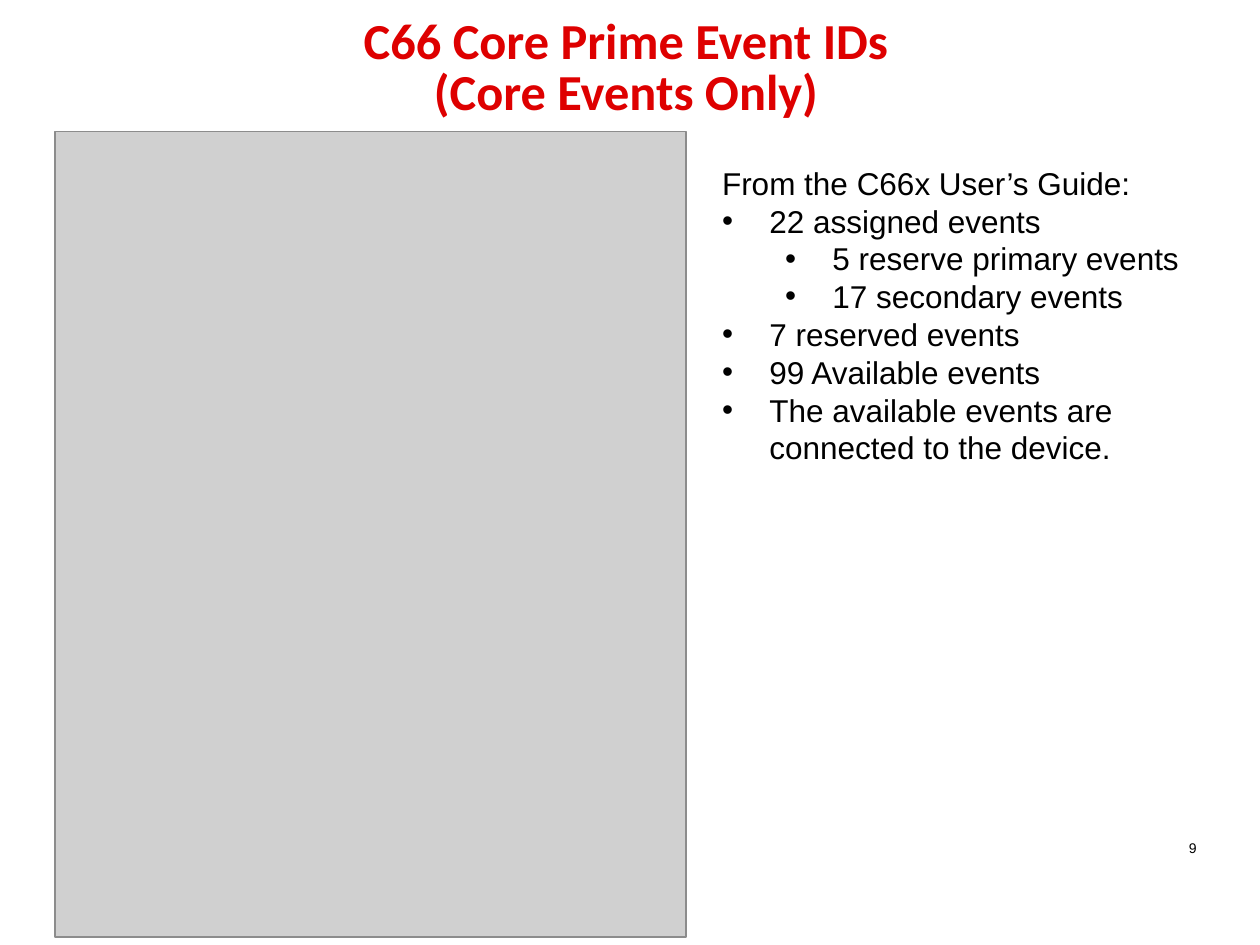
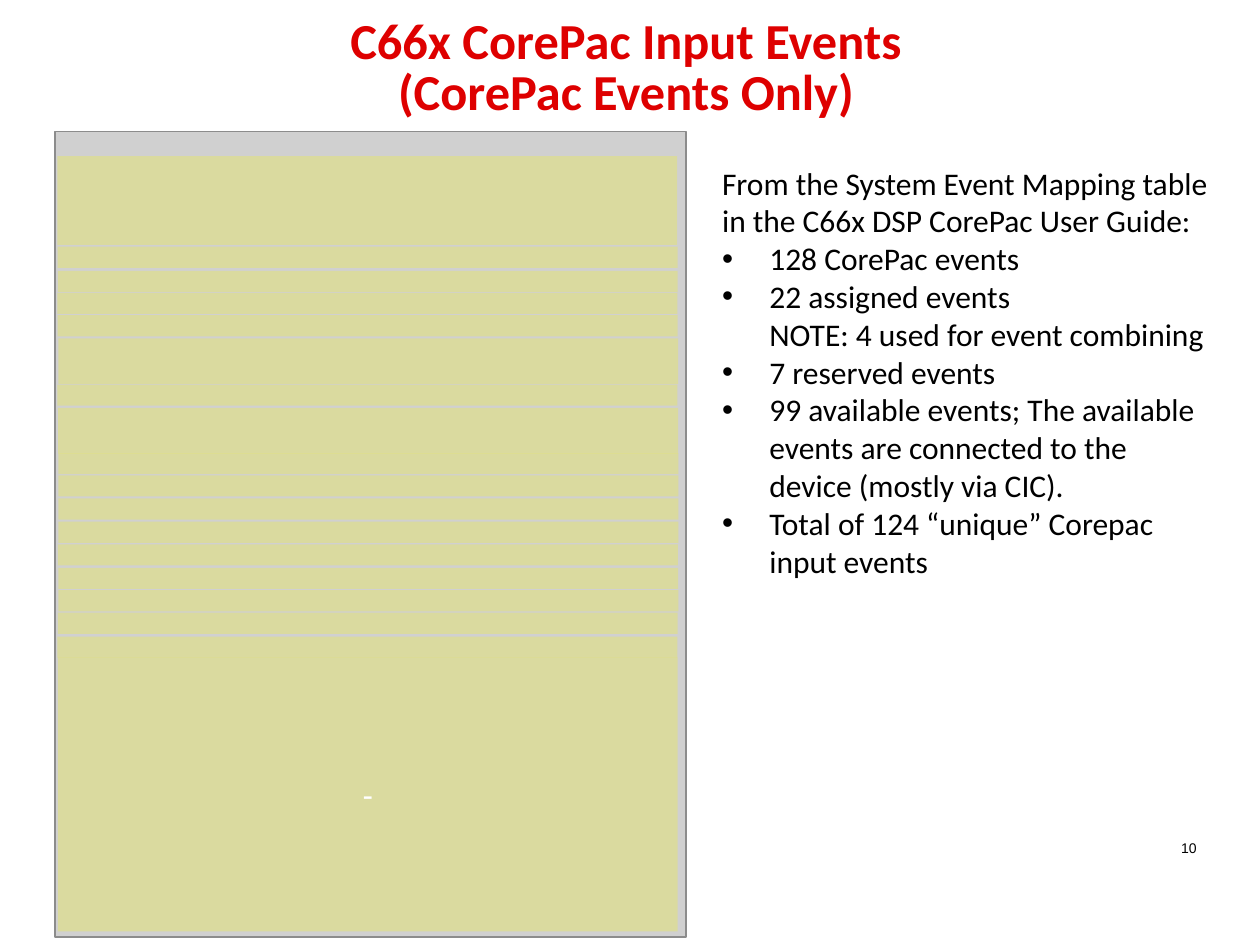
Before and after one commit to hari1989/keystone-workshop, a slide deck: slide 10 of slides/KeyStone_Interrupts.pptx (slide 9 before the commit). Drawn at 1260x945 pixels with LibreOffice and Linux fonts; fonts in the diff are those of the drawing; grey boxes stand for pictures; background and template pictures are left out. Boxes give left, top, right and bottom in pixels: in the first picture for what was removed or moved away, otherwise in the second. Text is boxed around its words. In the diff, an @@ line names an element or a change of style, - is before the commit and + after.

```diff
--- a/slides/KeyStone_Interrupts.pptx
+++ b/slides/KeyStone_Interrupts.pptx
@@ title at (350,24,901,118): text changed @@
-C66 Core Prime Event IDs
-(Core Events Only)
+C66x CorePac Input Events
+(CorePac Events Only)
@@ rectangle added at (57,156,677,246), fill #FFFF00 at 23% opacity @@
@@ text at (722,173,1208,352): text changed; font Arial to Calibri @@
-From the C66x User’s Guide:
-• 22 assigned events
-  • 5 reserve primary events
-  • 17 secondary events
+From the System Event Mapping table in the C66x DSP CorePac User Guide:
+• 128 CorePac events
+• 22 assigned events
+  NOTE: 4 used for event combining
@@ rectangle added at (58,247,678,268), fill #FFFF00 at 23% opacity @@
@@ rectangle added at (58,271,678,292), fill #FFFF00 at 23% opacity @@
@@ rectangle added at (58,292,678,314), fill #FFFF00 at 23% opacity @@
@@ rectangle added at (58,315,678,336), fill #FFFF00 at 23% opacity @@
@@ rectangle added at (58,339,678,384), fill #FFFF00 at 23% opacity @@
@@ rectangle added at (58,384,678,406), fill #FFFF00 at 23% opacity @@
@@ text at (769,362,995,385): font Arial to Calibri in "7 reserved events" @@
@@ rectangle added at (58,408,678,454), fill #FFFF00 at 23% opacity @@
@@ text at (769,399,1194,578): text changed; font Arial to Calibri @@
-• 99 Available events
-• The available events are connected to the device.
+• 99 available events; The available events are connected to the device (mostly via CIC).
+• Total of 124 “unique” Corepac input events
@@ rectangle added at (58,454,678,475), fill #FFFF00 at 23% opacity @@
@@ rectangle added at (58,475,678,496), fill #FFFF00 at 23% opacity @@
@@ rectangle added at (58,499,678,520), fill #FFFF00 at 23% opacity @@
@@ rectangle added at (58,522,678,543), fill #FFFF00 at 23% opacity @@
@@ rectangle added at (58,544,678,566), fill #FFFF00 at 23% opacity @@
@@ rectangle added at (58,568,678,590), fill #FFFF00 at 23% opacity @@
@@ rectangle added at (58,590,678,611), fill #FFFF00 at 23% opacity @@
@@ rectangle added at (58,612,678,634), fill #FFFF00 at 23% opacity @@
@@ rectangle added at (58,658,678,931), fill #FFFF00 at 23% opacity, 18 pt, text #FFFFFF @@
+-
@@ rectangle added at (58,636,678,658), fill #FFFF00 at 23% opacity @@
@@ page number at (1181,843,1197,853): text changed @@
-9
+10
```
Also in this commit, not shown: 29 other slides changed, 7 slides added, 6 slides removed.
